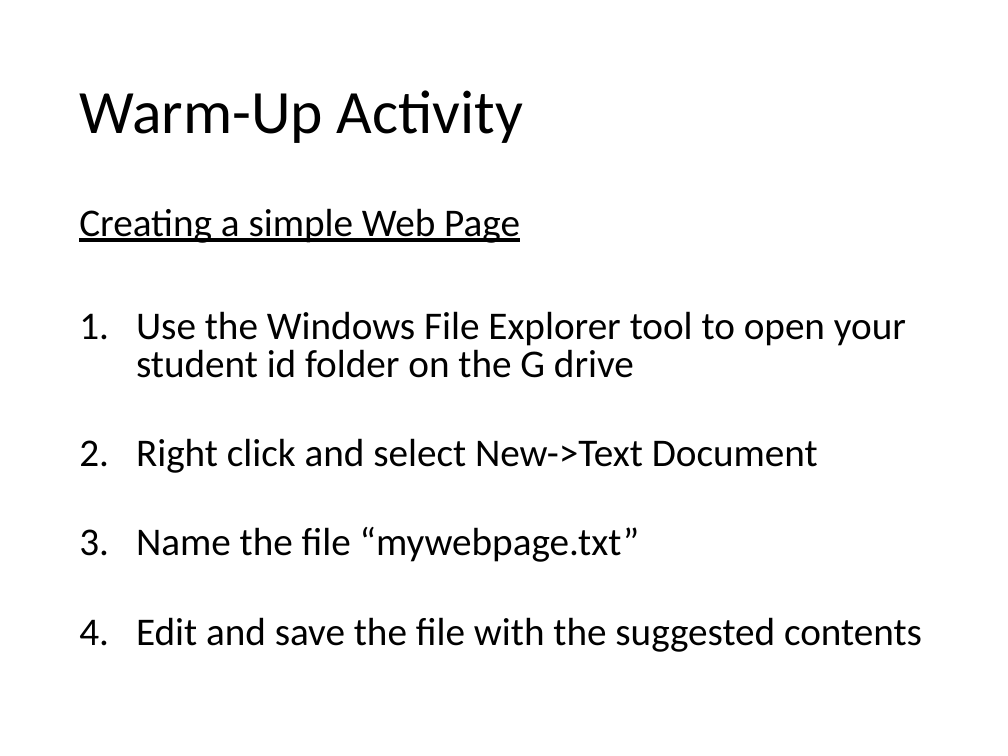
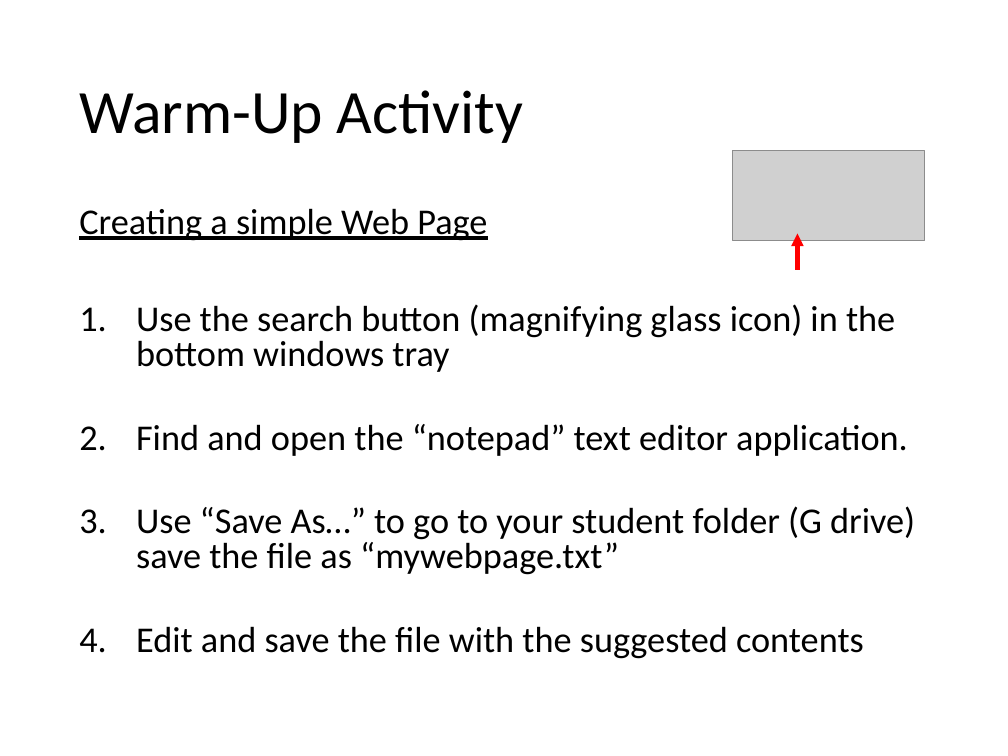
Before and after one commit to Greg5519/ICS2O0, a slide deck: slide 11 of Topic A Understanding Computers/A.8 Lesson - World Wide Web.pptx. Drawn at 1008x756 pixels with LibreOffice and Linux fonts; fonts in the diff are those of the drawing; grey boxes stand for pictures. Boxes give left, top, right and bottom in pixels: in the first picture for what was removed or moved away, otherwise in the second. Text is boxed around its words. In the diff, an @@ line names an element or a change of style, - is before the commit and + after.

```diff
--- a/Topic A Understanding Computers/A.8 Lesson - World Wide Web.pptx
+++ b/Topic A Understanding Computers/A.8 Lesson - World Wide Web.pptx
@@ picture added at [733, 150, 925, 241] @@
@@ text at [79, 208, 864, 659]: size 28 to 25.9 pt in "Creating a simple Web Page", "Edit and save the file with the ..." @@
@@ arrow added from (797, 269) to (797, 234), #FF0000 3 pt @@
@@ text at [136, 304, 915, 575]: text changed; size 28 to 25.9 pt @@
-1. Use the Windows File Explorer tool to open your student id folder on the G drive
-2. Right click and select New->Text Document
-3. Name the file “mywebpage.txt”
+1. Use the search button (magnifying glass icon) in the bottom windows tray
+2. Find and open the “notepad” text editor application.
+3. Use “Save As…” to go to your student folder (G drive) save the file as “mywebpage.txt”
```
Also in this commit, not shown: 1 other file.
